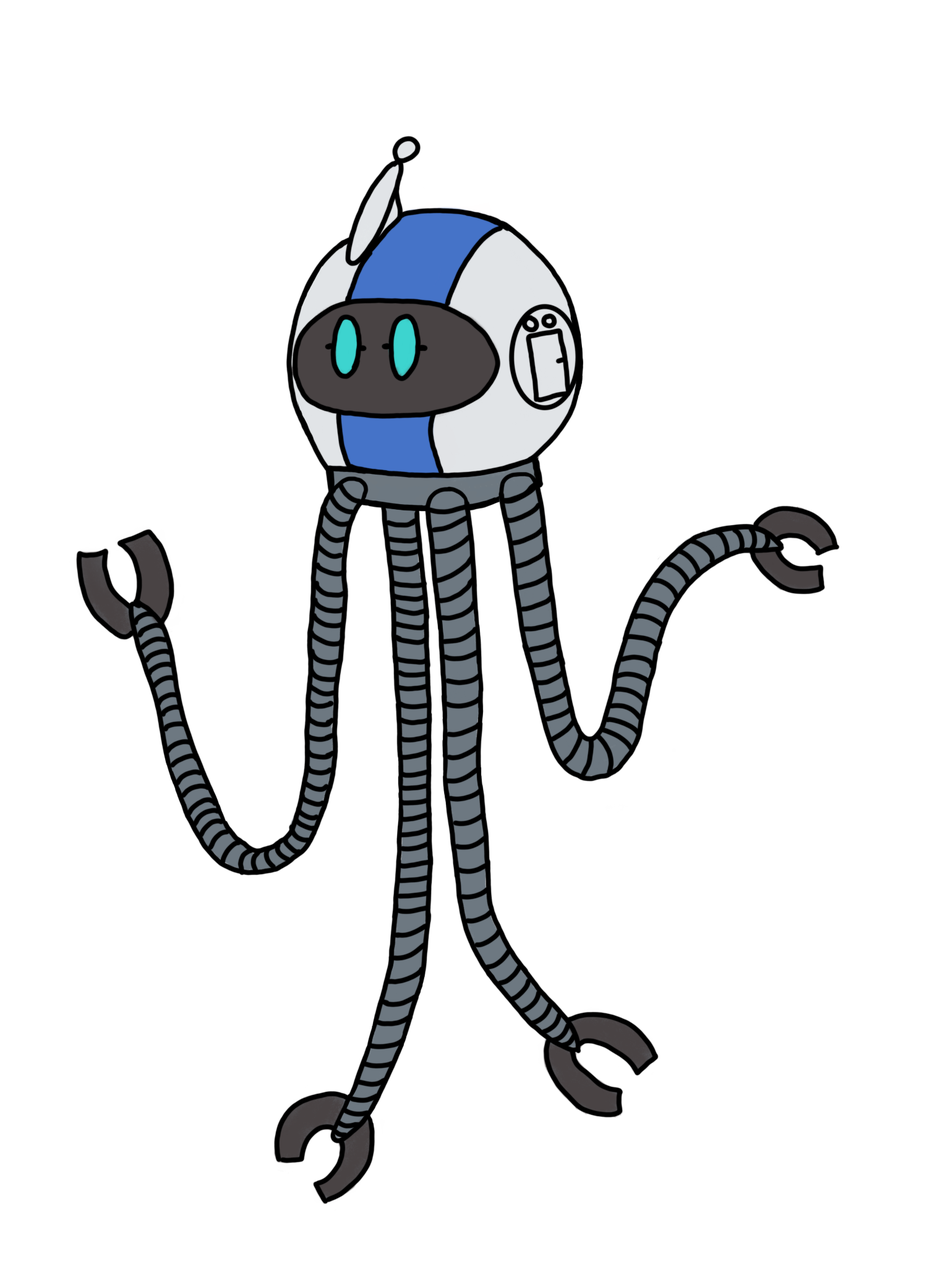
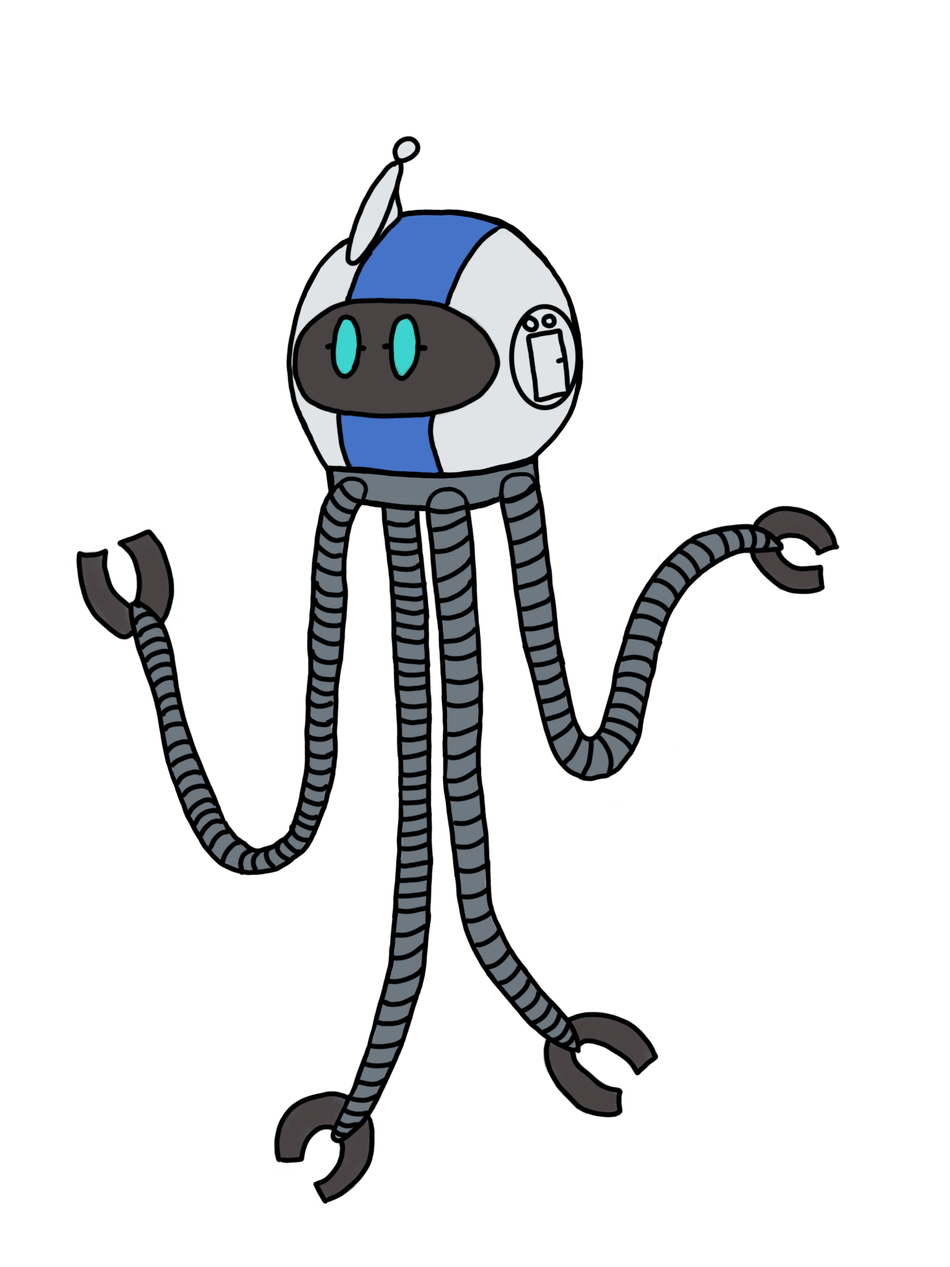
Layered file, before and after one edit (950 x 1267). Changes by layer:
painted on "Head" over [343, 206, 553, 509]
painted on "Grey Belt" over [325, 454, 544, 488]
